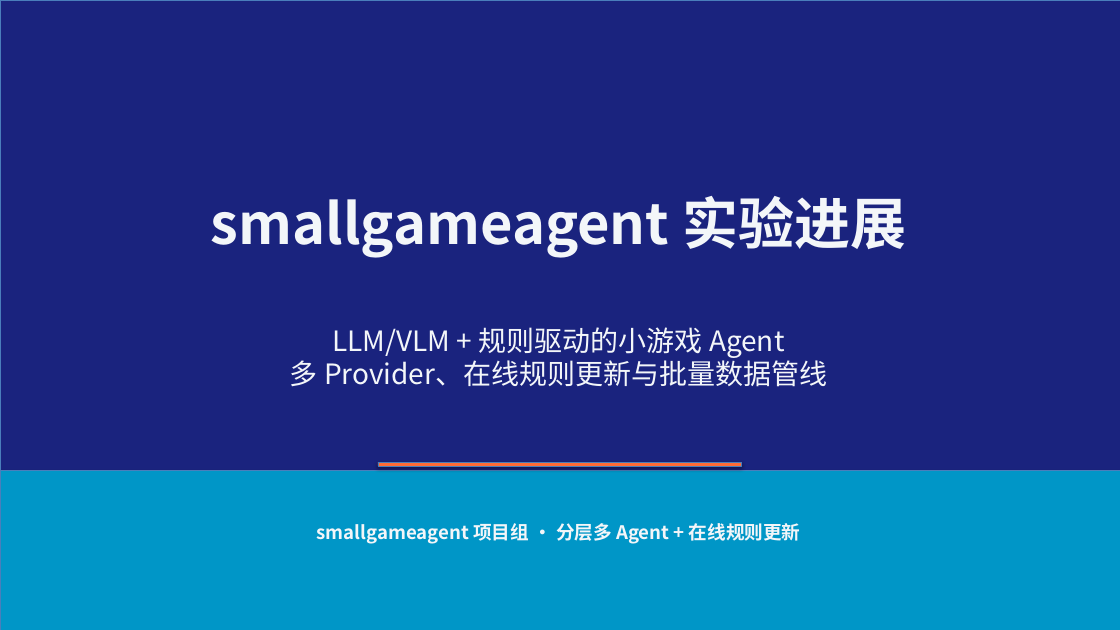
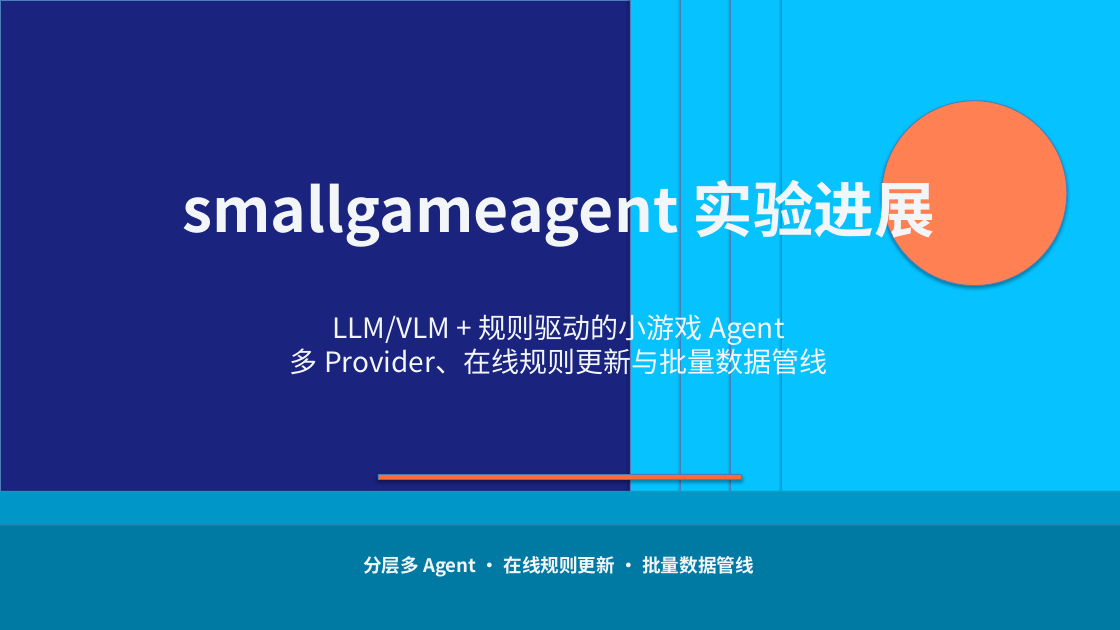
Before and after one commit to tzhazuma/smallgameagent, a slide deck: slide 1 of reports/smallgameagent_report.pptx. Drawn at 1120x630 pixels with LibreOffice and Linux fonts; fonts in the diff are those of the drawing. Boxes give left, top, right and bottom in pixels: in the first picture for what was removed or moved away, otherwise in the second. Text is boxed around its words. In the diff, an @@ line names an element or a change of style, - is before the commit and + after.

Commit message:
feat: beautify PPT, add rule-update trigger design, update cloud provider status with opencodego

```diff
--- a/reports/smallgameagent_report.pptx
+++ b/reports/smallgameagent_report.pptx
@@ rectangle: place and size @@
-rectangle at box(0, 471, 1120, 630)
+rectangle at box(630, 0, 1120, 630)
@@ rectangle at box(630, 0, 1120, 630): fill #0096C7 to #06C2FF @@
@@ rectangle added at box(681, 0, 1120, 630), fill #06C2FF, outline #4B7EBC 0.75 pt @@
@@ rectangle added at box(731, 0, 1120, 630), fill #06C2FF, outline #4B7EBC 0.75 pt @@
@@ rectangle added at box(781, 0, 1120, 630), fill #06C2FF, outline #4B7EBC 0.75 pt @@
@@ ellipse added at box(882, 101, 1067, 286), fill #FF8153, outline #4B7EBC 0.75 pt @@
@@ text "smallgameagent 实验进展": place and size @@
-text "smallgameagent 实验进展" at box(211, 196, 906, 258)
+text "smallgameagent 实验进展" at box(182, 170, 934, 248)
@@ text "smallgameagent 实验进展" at box(182, 170, 934, 248): size 48 to 52 pt @@
@@ text "LLM/VLM + 规则驱动的小游戏 Agent 多 ..." rewrapped from box(290, 327, 827, 387) to box(290, 310, 827, 380) @@
@@ rectangle: place and size @@
-rectangle at box(378, 462, 742, 466)
+rectangle at box(378, 475, 742, 480)
@@ rounded rectangle added at box(0, 492, 1120, 630), fill #0096C7, outline #4B7EBC 0.75 pt @@
@@ rounded rectangle added at box(0, 525, 1120, 630), fill #007AA3, outline #4B7EBC 0.75 pt @@
@@ text at box(363, 556, 754, 577): text changed @@
-smallgameagent 项目组 · 分层多 Agent + 在线规则更新
+分层多 Agent · 在线规则更新 · 批量数据管线
```
Also in this commit, not shown: 26 other slides changed, 5 slides added, 1 slide removed, 8 other files.
